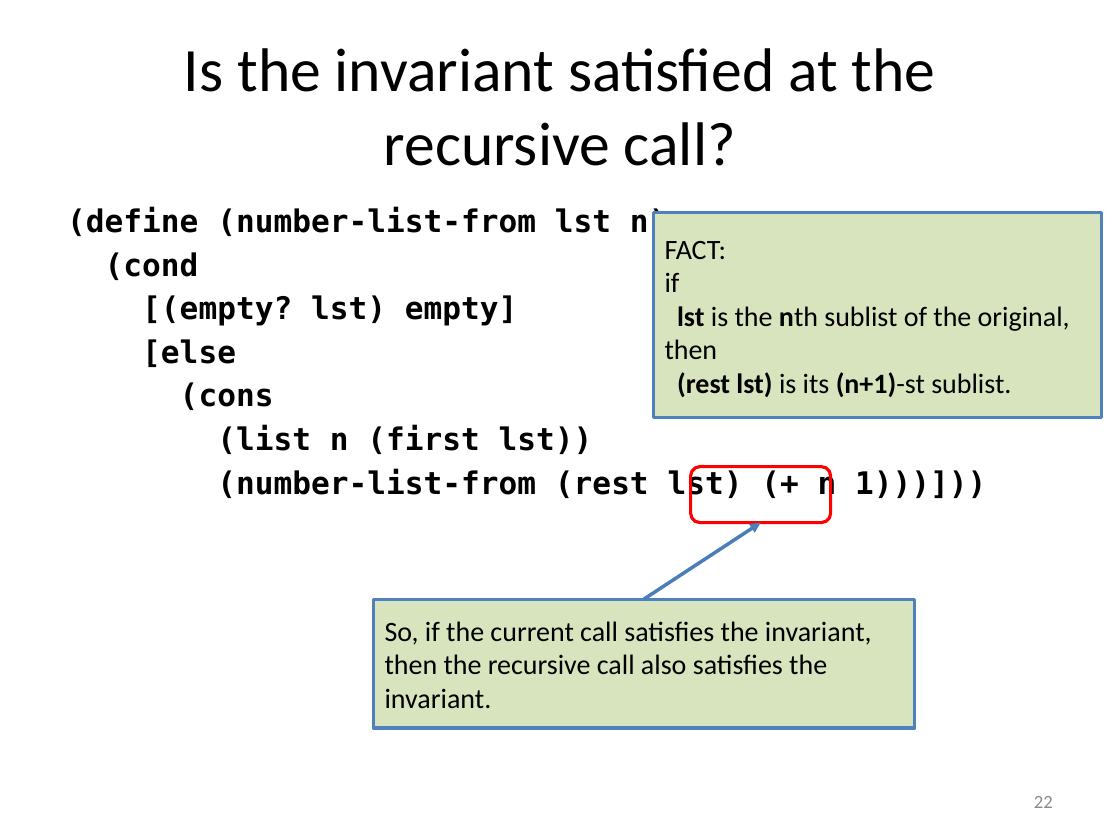
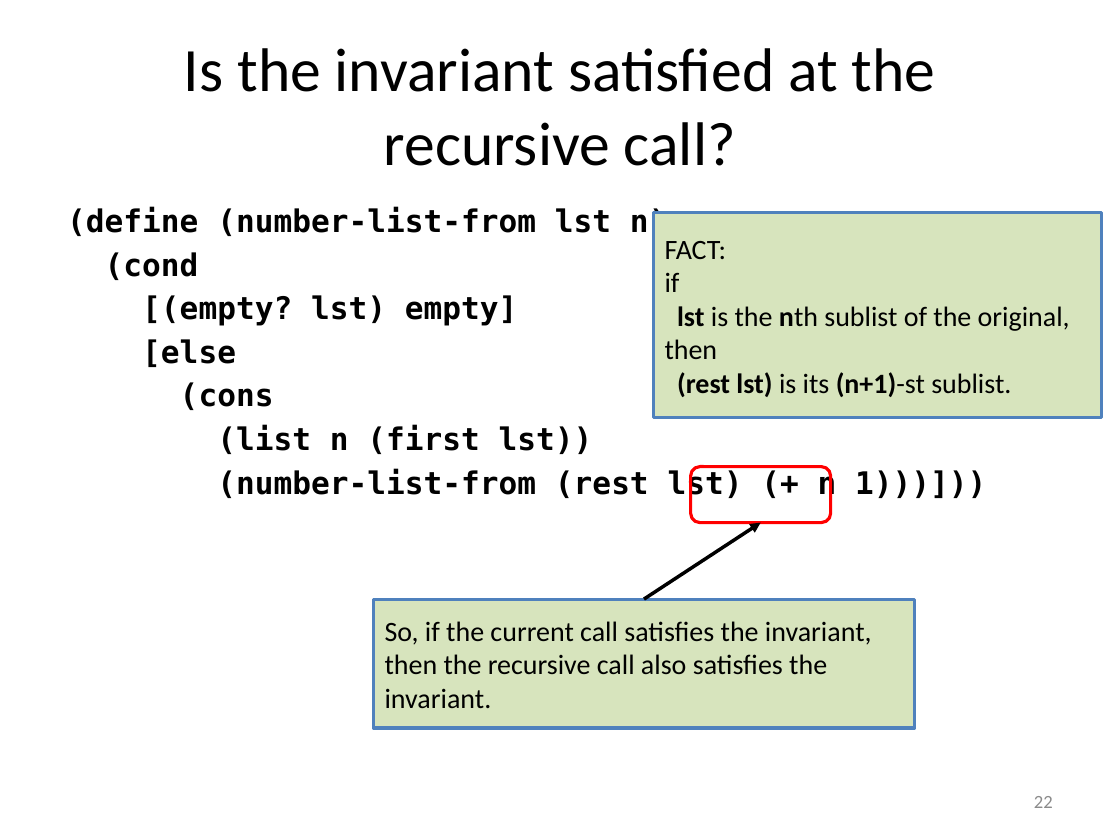
Before and after one commit to mwand/cs5010f16, a slide deck: slide 22 of Slides/Lesson 7.1 Solving Your Problem by Generalization.pptx. Drawn at 1120x840 pixels with LibreOffice and Linux fonts; fonts in the diff are those of the drawing. Boxes give left, top, right and bottom in pixels: in the first picture for what was removed or moved away, otherwise in the second. Text is boxed around its words. In the diff, an @@ line names an element or a change of style, - is before the commit and + after.

```diff
--- a/Slides/Lesson 7.1 Solving Your Problem by Generalization.pptx
+++ b/Slides/Lesson 7.1 Solving Your Problem by Generalization.pptx
@@ arrow (644, 599) - (760, 523): stroke #4B7EBC 2.25 pt to #000000 2.25 pt @@
```
Also in this commit, not shown: 1 other slide changed, 2 other files.
